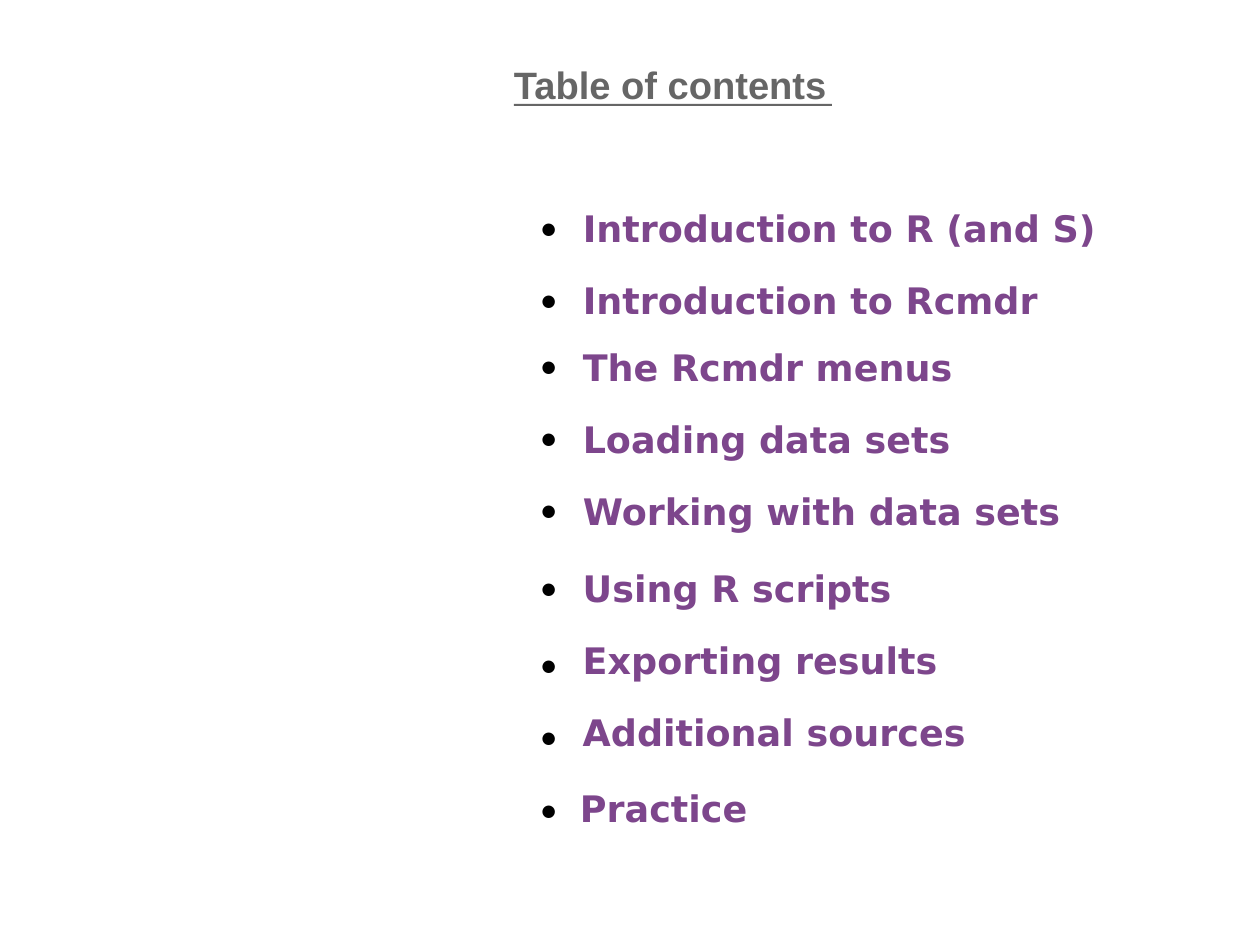
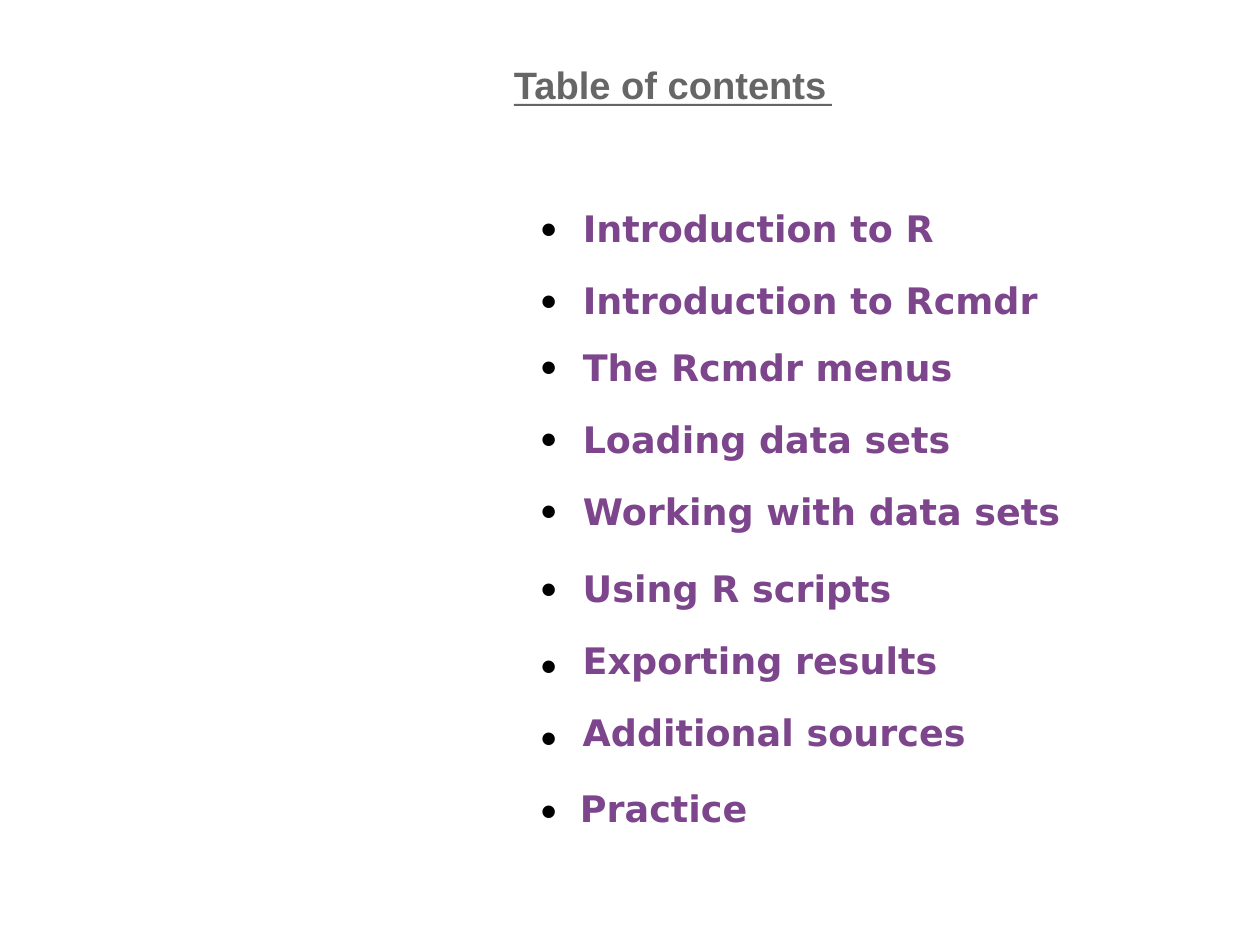
Before and after one commit to uebvhir/Course_Basic_Statistics-VHIO-2019, a slide deck: slide 2 of Sessio_1/Session1_Intro_to_R_and_Rcmdr_2019.pptx. Drawn at 1260x945 pixels with LibreOffice and Linux fonts; fonts in the diff are those of the drawing; background and template pictures are left out. Boxes give left, top, right and bottom in pixels: in the first picture for what was removed or moved away, otherwise in the second. Text is boxed around its words. In the diff, an @@ line names an element or a change of style, - is before the commit and + after.

```diff
--- a/Sessio_1/Session1_Intro_to_R_and_Rcmdr_2019.pptx
+++ b/Sessio_1/Session1_Intro_to_R_and_Rcmdr_2019.pptx
@@ text at (583, 214, 934, 243): text changed @@
-Introduction to R (and S)
+Introduction to R
```
Also in this commit, not shown: 5 other slides changed, 2 other files.
